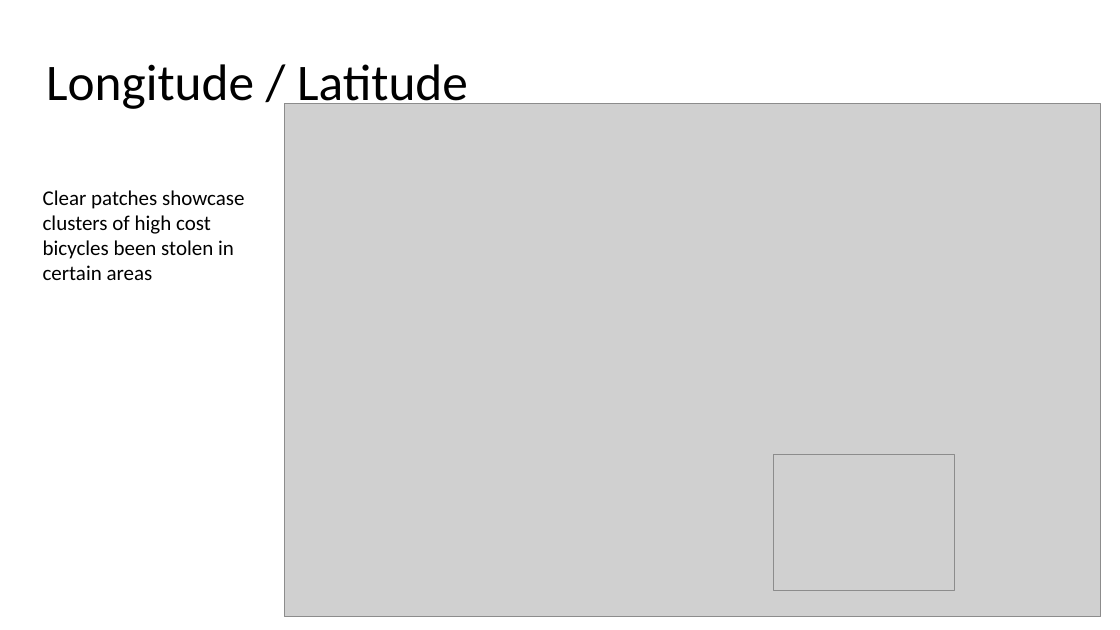
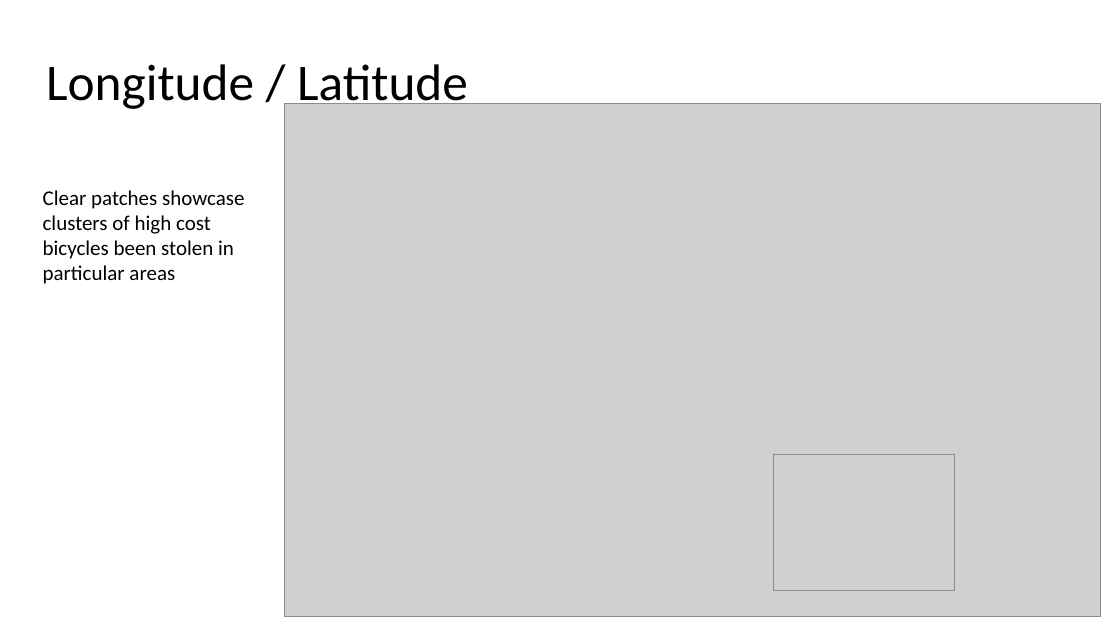
Before and after one commit to naromerol/COMP247, a slide deck: slide 17 of ProjectWork/COMP247-TEAM3-BICYCLETHEFT.pptx. Drawn at 1120x630 pixels with LibreOffice and Linux fonts; fonts in the diff are those of the drawing; grey boxes stand for pictures. Boxes give left, top, right and bottom in pixels: in the first picture for what was removed or moved away, otherwise in the second. Text is boxed around its words. In the diff, an @@ line names an element or a change of style, - is before the commit and + after.

```diff
--- a/ProjectWork/COMP247-TEAM3-BICYCLETHEFT.pptx
+++ b/ProjectWork/COMP247-TEAM3-BICYCLETHEFT.pptx
@@ text at (43,190,244,284): text changed @@
-Clear patches showcase clusters of high cost bicycles been stolen in certain areas
+Clear patches showcase clusters of high cost bicycles been stolen in particular areas
```
Also in this commit, not shown: 5 other slides changed, 11 other files.
